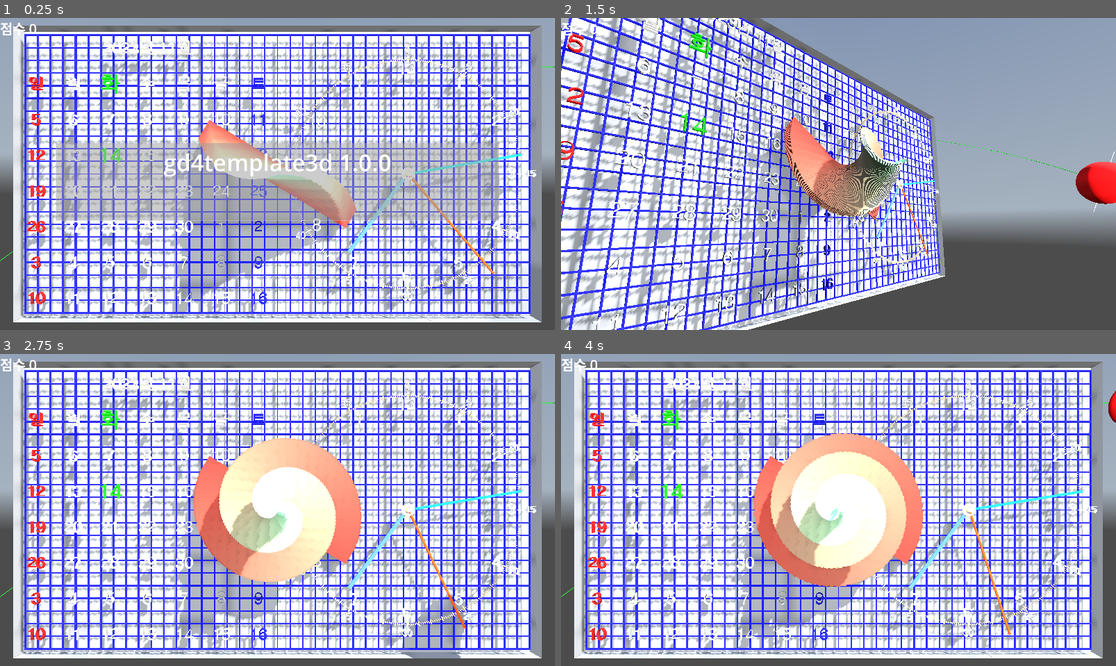
Above: before the commit, frames 1-4 (two rows, left to right).
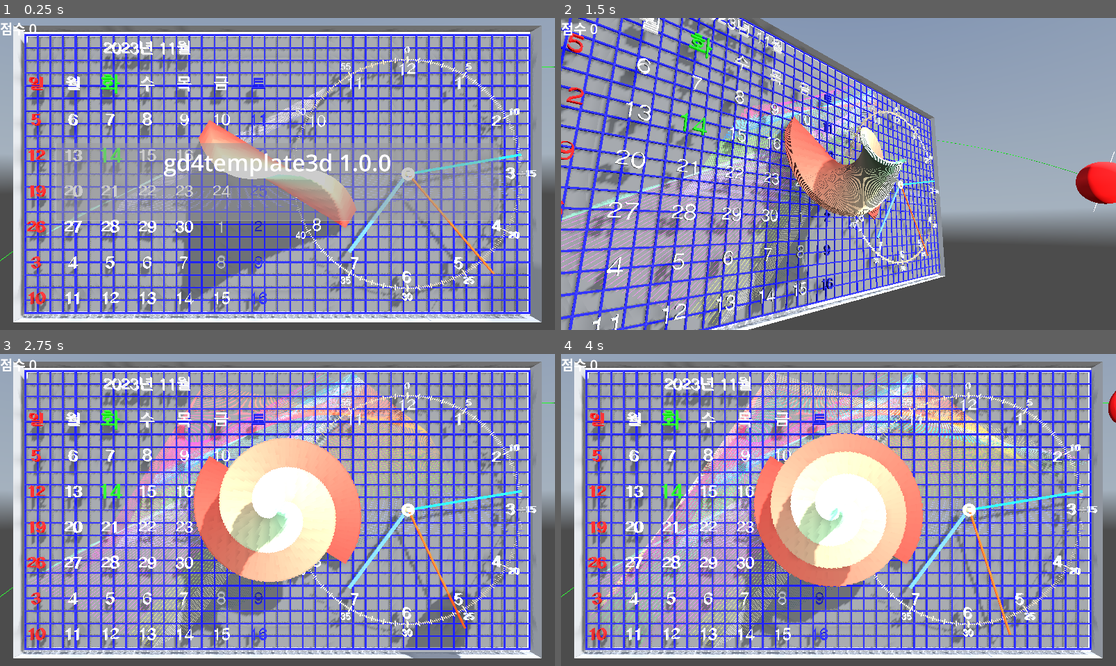
Above: after the commit, the same moments.

Repository: kasworld/gd4template3d
Game: Godot game, scene res://main.tscn
Same seed, same stepped clock (60 frames per second), same inputs: the game is played once before the commit and once after it. A sky picture missing from this copy of the repository is replaced by a grey-blue gradient.
Inputs (mouse positions are in pixels of both pictures, inside the frame that each line leads up to):
- Up to frame 1 (0.25 s): no input
- Up to frame 2 (1.5 s): tap Enter at 0.5, 0.6, 1.35 s; move the mouse to (960, 158) at 0.52 s; click (960, 158) at 0.67 s; move the mouse to (727, 189) at 1.27 s; click (727, 189) at 1.42 s
- Up to frame 3 (2.75 s): move the mouse to (333, 441) at 2.02 s; tap Enter at 2.1 s; click (333, 441) at 2.17 s
- Up to frame 4 (4 s): move the mouse to (810, 572) at 2.77 s; tap Enter at 2.85, 3.6 s; click (810, 572) at 2.92 s; move the mouse to (1005, 556) at 3.52 s; click (1005, 556) at 3.67 s

The runs differ from the first frame. In frame 1, 47% of the frame differs, in the area x 4-96%, y 6-96%; in frame 2, 32%; in frame 3, 44%; in frame 4, 43%.

Commit message:
add line2d_test

Diff:
--- a/main.gd
+++ b/main.gd
@@ -23,6 +23,36 @@
 	bartree_test()
 	calendar_test()
 	clock_test()
+	line2d_test()
+
+func mashtrail_test() -> void:
+	var mt = preload("res://mesh_trail/mesh_trail.tscn").instantiate(
+	)
+	add_child(mt)
+
+func line2d_test() -> void:
+	var mesh = PlaneMesh.new()
+	mesh.size = Vector2(WorldSize.x, WorldSize.y)
+	mesh.orientation = PlaneMesh.FACE_Z
+	#mesh.flip_faces = flip
+	var size_pixel = Vector2i(2048,2048)
+	var l2d = preload("res://move_line2d/move_line_2d.tscn").instantiate().init_with_random(300, 4, 1, size_pixel)
+	l2d.start()
+	var sv = SubViewport.new()
+	sv.size = size_pixel
+	sv.render_target_update_mode = SubViewport.UPDATE_ALWAYS
+	sv.render_target_clear_mode = SubViewport.CLEAR_MODE_ALWAYS
+	#sv.transparent_bg = true
+	sv.add_child(l2d)
+	add_child(sv)
+	var sp = MeshInstance3D.new()
+	sp.mesh = mesh
+	sp.position = WorldSize/2 - Vector3(0,0,0.7)
+	sp.material_override = StandardMaterial3D.new()
+	#sp.material_override.transparency = StandardMaterial3D.TRANSPARENCY_ALPHA
+	sp.material_override.albedo_texture = sv.get_texture()
+	add_child(sp)
+
 
 func orbit_test() -> void:
 	var diagonal_length = WorldSize.length()/2
@@ -37,11 +67,6 @@
 	os.궤도설정(diagonal_length*1.1, 1.0/3, axis1, a120*2).구설정(2, 1, Vector3.UP).구재질설정(mat2).궤도재질설정(mat1)
 	os.position = WorldSize/2
 	add_child(os)
-
-func mashtrail_test() -> void:
-	var mt = preload("res://mesh_trail/mesh_trail.tscn").instantiate(
-	)
-	add_child(mt)
 
 func calendar_test() -> void:
 	var ca = preload("res://calendar3d/calendar_3d.tscn").instantiate(
